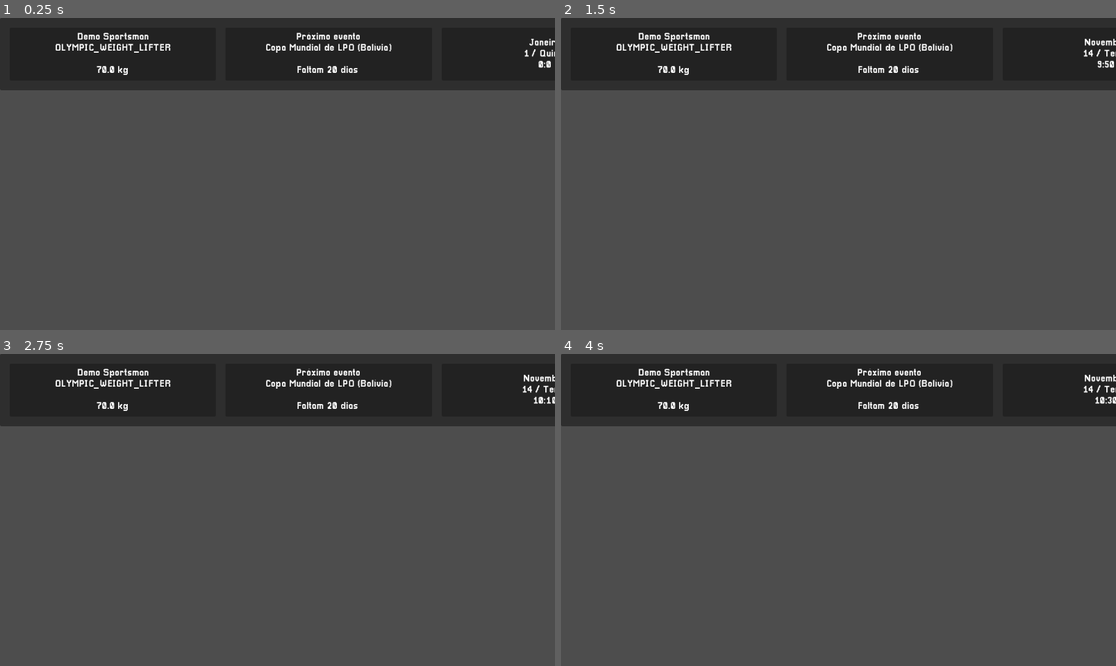
Above: before the commit, frames 1-4 (two rows, left to right).
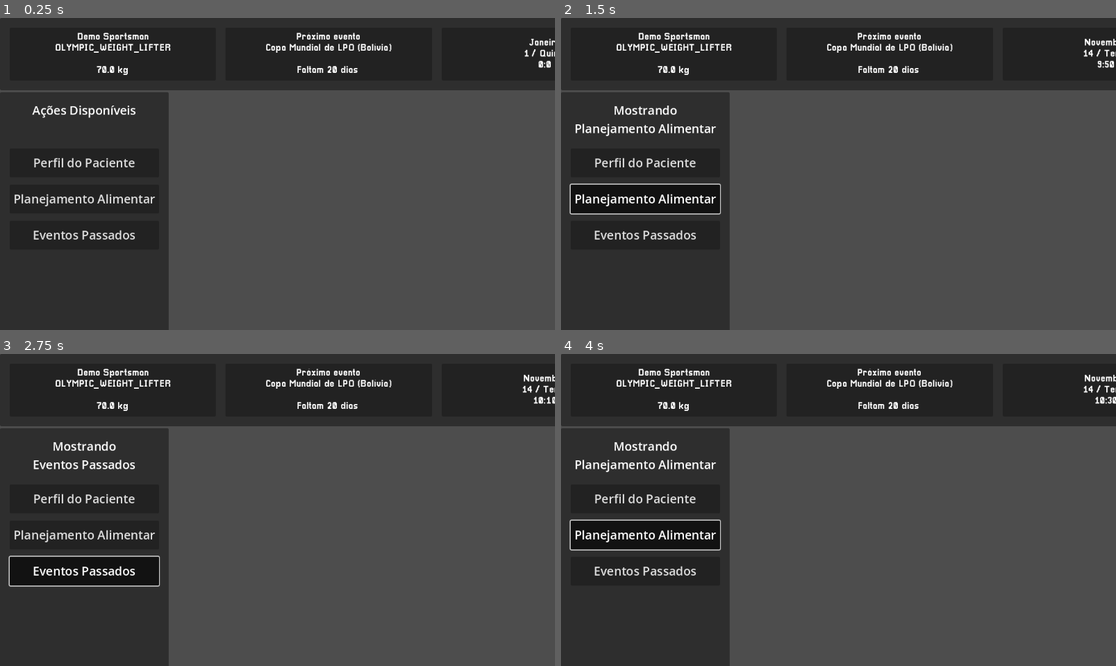
Above: after the commit, the same moments.

Repository: Deddon/simulador-de-esportistas
Game: Godot game, scene res://features/menus/main_menu/main_menu.tscn
Same seed, same stepped clock (60 frames per second), same inputs: the game is played once before the commit and once after it.
Inputs (mouse positions are in pixels of both pictures, inside the frame that each line leads up to):
- Up to frame 1 (0.25 s): no input
- Up to frame 2 (1.5 s): click (644, 161) at 0.5 s, where only the run after the commit has a clickable "Perfil do Paciente"; click (644, 198) at 1.25 s, where only the run after the commit has a clickable "Planejamento Alimentar"
- Up to frame 3 (2.75 s): click (83, 572) at 2 s, where only the run after the commit has a clickable "Eventos Passados"
- Up to frame 4 (4 s): click (644, 497) at 2.75 s, where only the run after the commit has a clickable "Perfil do Paciente"; click (644, 534) at 3.5 s, where only the run after the commit has a clickable "Planejamento Alimentar"

The runs differ from the first frame. In frame 1, 23% of the frame differs, in the area x 0-31%, y 23-100%; in frame 2, 23%; in frame 3, 23%; in frame 4, 23%.

Commit message:
Add side options buttons on main menu.

Diff:
--- a/features/menus/main_menu/main_menu.tscn
+++ b/features/menus/main_menu/main_menu.tscn
@@ -1,8 +1,9 @@
-[gd_scene load_steps=5 format=3 uid="uid://dasbp47txnne2"]
+[gd_scene load_steps=6 format=3 uid="uid://dasbp47txnne2"]
 
 [ext_resource type="Script" uid="uid://ff5kynq7d6o7" path="res://features/menus/main_menu/main_menu.gd" id="1_xqkuk"]
 [ext_resource type="PackedScene" uid="uid://ltyy6bdqfl" path="res://features/menus/main_menu/game_watch/game_watch.tscn" id="1_yojr0"]
 [ext_resource type="PackedScene" uid="uid://c7mcbwhsrlybw" path="res://features/menus/main_menu/header/header.tscn" id="3_ul4es"]
+[ext_resource type="PackedScene" uid="uid://b6ujjrrjk0nn2" path="res://features/menus/main_menu/side_options_buttons/side_options_buttons.tscn" id="4_e0f0j"]
 
 [sub_resource type="Theme" id="Theme_ul4es"]
 
@@ -30,10 +31,12 @@
 layout_mode = 2
 
 [node name="BodyContainer" type="HBoxContainer" parent="MainContainer"]
+custom_minimum_size = Vector2(0, 498)
 layout_mode = 2
 size_flags_vertical = 3
 
-[node name="SideOptionsButtons" type="Control" parent="MainContainer/BodyContainer"]
+[node name="SideOptionsButtons" parent="MainContainer/BodyContainer" instance=ExtResource("4_e0f0j")]
+custom_minimum_size = Vector2(350, 0)
 layout_mode = 2
 
 [node name="MainWorkspace" type="Control" parent="MainContainer/BodyContainer"]
--- /dev/null
+++ b/features/menus/main_menu/side_options_buttons/side_options_buttons.gd
@@ -0,0 +1,45 @@
+class_name MainMenuSideOptionsButtonsContainer
+extends Control
+
+
+@export var title_label: Label
+@export var show_sportsman_profile_button: Button
+@export var show_food_plan_workspace_button: Button
+@export var show_event_history_button: Button
+
+
+func _ready() -> void:
+	var options_button_group := ButtonGroup.new()
+	show_sportsman_profile_button.button_group = options_button_group
+	show_food_plan_workspace_button.button_group = options_button_group
+	show_event_history_button.button_group = options_button_group
+
+	show_sportsman_profile_button.toggled.connect(_open_sportsman_profile)
+	show_food_plan_workspace_button.toggled.connect(_open_food_plan_workspace)
+	show_event_history_button.toggled.connect(_open_event_history)
+
+
+func _open_sportsman_profile(is_toggled: bool) -> void:
+	if is_toggled:
+		title_label.text = "Mostrando\nPerfil do Paciente"
+
+	else:
+		print(is_toggled)
+		title_label.text = "Ações Disponíveis\n"
+
+
+func _open_food_plan_workspace(is_toggled: bool) -> void:
+	if is_toggled:
+		title_label.text = "Mostrando\nPlanejamento Alimentar"
+
+	else:
+		title_label.text = "Ações Disponíveis\n"
+
+
+
+func _open_event_history(is_toggled: bool) -> void:
+	if is_toggled:
+		title_label.text = "Mostrando\nEventos Passados"
+
+	else:
+		title_label.text = "Ações Disponíveis\n"
--- /dev/null
+++ b/features/menus/main_menu/side_options_buttons/side_options_buttons.tscn
@@ -0,0 +1,80 @@
+[gd_scene load_steps=3 format=3 uid="uid://b6ujjrrjk0nn2"]
+
+[ext_resource type="Script" uid="uid://ykgeg0qk6pa3" path="res://features/menus/main_menu/side_options_buttons/side_options_buttons.gd" id="1_js2as"]
+
+[sub_resource type="LabelSettings" id="LabelSettings_idnvm"]
+font_size = 25
+
+[node name="SideOptionsButtons" type="Control" node_paths=PackedStringArray("title_label", "show_sportsman_profile_button", "show_food_plan_workspace_button", "show_event_history_button")]
+custom_minimum_size = Vector2(0, 648)
+layout_mode = 3
+anchors_preset = 0
+offset_right = 400.0
+offset_bottom = 648.0
+script = ExtResource("1_js2as")
+title_label = NodePath("MarginContainer/BackgroundPanel/VBoxContainer/MarginContainer2/Title")
+show_sportsman_profile_button = NodePath("MarginContainer/BackgroundPanel/VBoxContainer/MarginContainer/VBoxContainer/ShowSportsmanProfile")
+show_food_plan_workspace_button = NodePath("MarginContainer/BackgroundPanel/VBoxContainer/MarginContainer/VBoxContainer/ShowFoodPlanWorkspace")
+show_event_history_button = NodePath("MarginContainer/BackgroundPanel/VBoxContainer/MarginContainer/VBoxContainer/ShowEventsHistory")
+
+[node name="MarginContainer" type="MarginContainer" parent="."]
+layout_mode = 1
+anchors_preset = 15
+anchor_right = 1.0
+anchor_bottom = 1.0
+grow_horizontal = 2
+grow_vertical = 2
+
+[node name="BackgroundPanel" type="Panel" parent="MarginContainer"]
+layout_mode = 2
+
+[node name="VBoxContainer" type="VBoxContainer" parent="MarginContainer/BackgroundPanel"]
+layout_mode = 1
+anchors_preset = 15
+anchor_right = 1.0
+anchor_bottom = 1.0
+grow_horizontal = 2
+grow_vertical = 2
+
+[node name="MarginContainer2" type="MarginContainer" parent="MarginContainer/BackgroundPanel/VBoxContainer"]
+layout_mode = 2
+theme_override_constants/margin_top = 20
+theme_override_constants/margin_bottom = 20
+
+[node name="Title" type="Label" parent="MarginContainer/BackgroundPanel/VBoxContainer/MarginContainer2"]
+layout_mode = 2
+text = "Ações Disponíveis
+"
+label_settings = SubResource("LabelSettings_idnvm")
+horizontal_alignment = 1
+
+[node name="MarginContainer" type="MarginContainer" parent="MarginContainer/BackgroundPanel/VBoxContainer"]
+layout_mode = 2
+theme_override_constants/margin_left = 20
+theme_override_constants/margin_right = 20
+
+[node name="VBoxContainer" type="VBoxContainer" parent="MarginContainer/BackgroundPanel/VBoxContainer/MarginContainer"]
+layout_mode = 2
+size_flags_vertical = 3
+theme_override_constants/separation = 15
+
+[node name="ShowSportsmanProfile" type="Button" parent="MarginContainer/BackgroundPanel/VBoxContainer/MarginContainer/VBoxContainer"]
+custom_minimum_size = Vector2(0, 60)
+layout_mode = 2
+theme_override_font_sizes/font_size = 25
+toggle_mode = true
+text = "Perfil do Paciente"
+
+[node name="ShowFoodPlanWorkspace" type="Button" parent="MarginContainer/BackgroundPanel/VBoxContainer/MarginContainer/VBoxContainer"]
+custom_minimum_size = Vector2(0, 60)
+layout_mode = 2
+theme_override_font_sizes/font_size = 25
+toggle_mode = true
+text = "Planejamento Alimentar"
+
+[node name="ShowEventsHistory" type="Button" parent="MarginContainer/BackgroundPanel/VBoxContainer/MarginContainer/VBoxContainer"]
+custom_minimum_size = Vector2(0, 60)
+layout_mode = 2
+theme_override_font_sizes/font_size = 25
+toggle_mode = true
+text = "Eventos Passados"
Not shown, added: features/menus/main_menu/side_options_buttons/side_options_buttons.gd.uid
